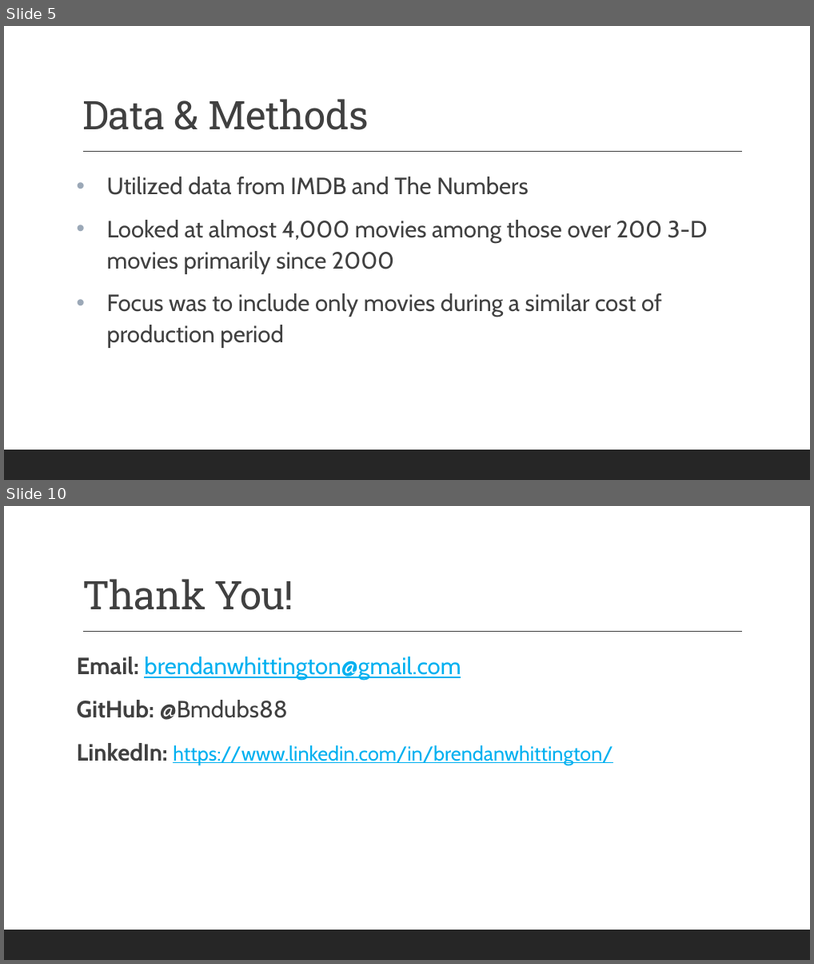
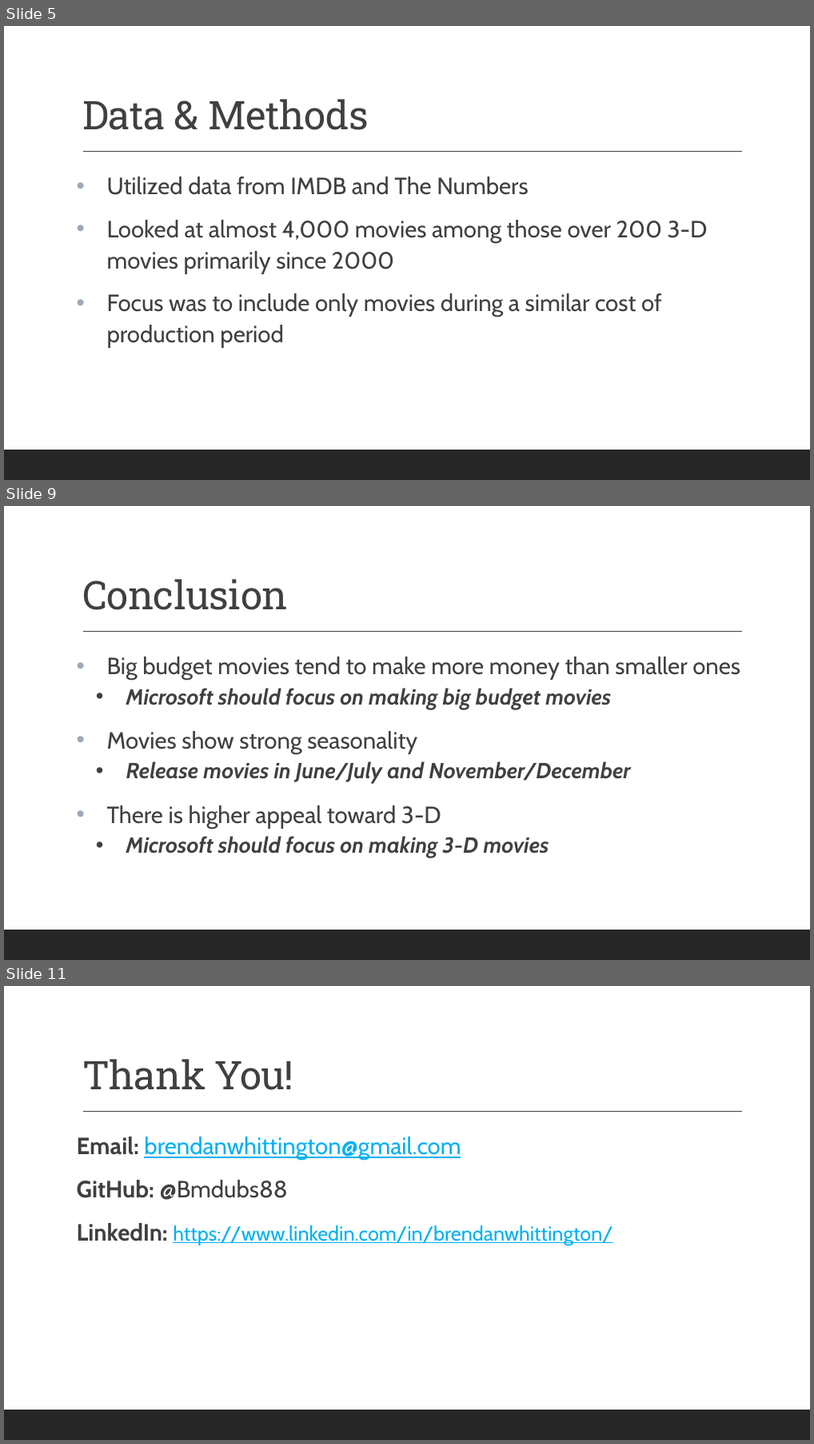
Before and after one commit to Bmdubs88/Flatiron-Project-1, a slide deck: Microsoft Project Blockbuster.pptx. Shown one above the other, each under a label of ours: slides 5 and 10 before the commit, slides 5, 9 and 11 after it; the slides between them are not shown. The pictures are 814x964 and 814x1444 pixels, drawn with LibreOffice and Linux fonts; fonts in the diff are those of the drawing. Boxes give left, top, right and bottom in pixels: in the first picture for what was removed or moved away, otherwise in the second. Text is boxed around its words. In the diff, an @@ line names an element or a change of style, - is before the commit and + after.

```diff
--- a/Microsoft Project Blockbuster.pptx
+++ b/Microsoft Project Blockbuster.pptx
@@ slide 9 added at <box>4,506,810,960</box>, background #FFFFFF; not listed: 2 template elements that a slide beside it also shows @@
@@ title added at <box>82,579,288,610</box>, 47 pt, text #404040 @@
+Conclusion
@@ text added at <box>107,656,741,857</box>, 26 pt, text #404040, bold, italic @@
+• Big budget movies tend to make more money than smaller ones
+  • Microsoft should focus on making big budget movies
+• Movies show strong seasonality
+  • Release movies in June/July and November/December
+• There is higher appeal toward 3-D
+  • Microsoft should focus on making 3-D movies
@@ what was slide 10 is now slide 11 @@
```
Also in this commit, not shown: 4 slides changed, 7 other files.
